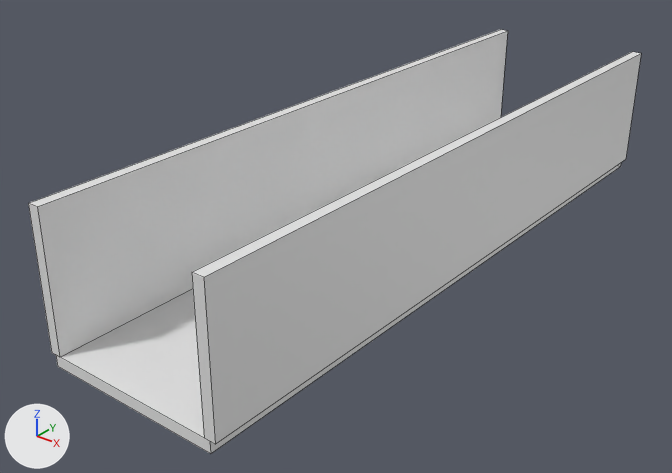
Renders of the FBX model mansion_long_corridor.fbx from each side of a commit.
One viewpoint serves both versions: a 50 mm camera at (2.76, -4.02, 2.41) aimed at (-0.19, -0.34, 0.13). Arrows for +X, +Y and +Z are at lower left; the lights stay in place. Mesh edges are drawn as thin lines. Where no turn or scale is listed for an object, it has been applied to the vertices.

In view in the first picture: 'floor', 'wall', 'wall_1'.
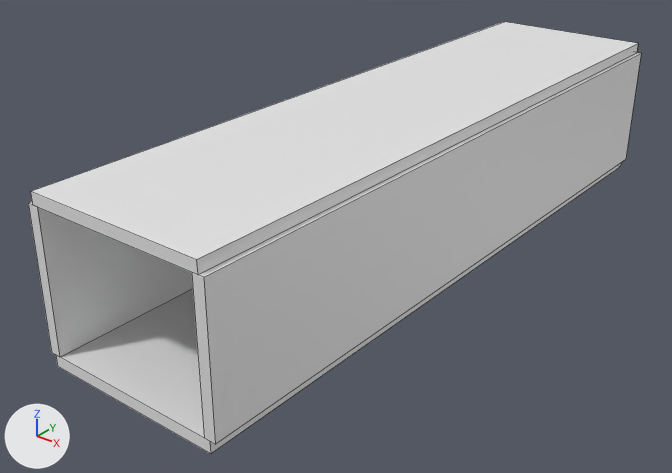
Boxes [x1, y1, x2, y2] around the edits, measured in the pictures (672 x 473 px):
'ceiling', added: after [30, 22, 638, 275]
'wall_1', unchanged, covered by the edit: before [28, 30, 508, 357]; after [28, 202, 193, 357]

The edits, one by one:
Object 'ceiling' (ob_ceiling) is new; it shows a copy of the mesh of ob_floor.
Its location is (0.0, 0.0, 0.812).
